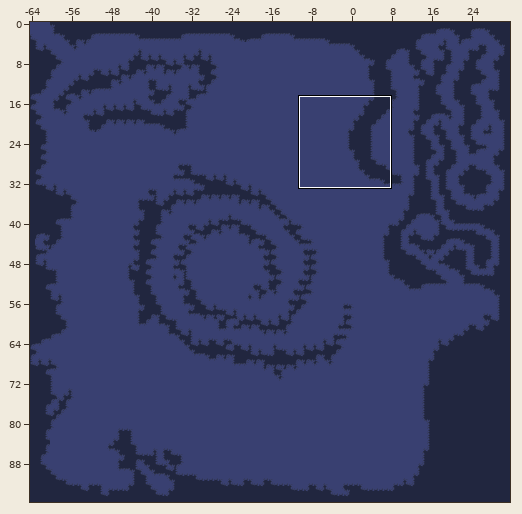
Level history. Tiled map: src/assets/maps/c1.tmx. Above, an overview of the earlier version with the close-up marked.
Close-up. Old version:
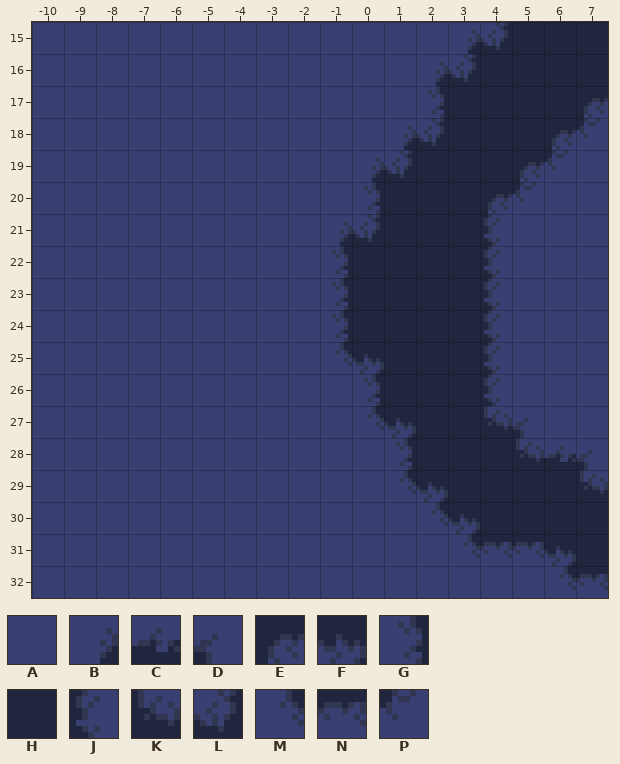
Cells are 8x8 px. Shown: x -10..7, y 15..32. The commit also changed other parts of the map, which this record leaves out.
Key: from "enviro0": A 0, B 1, C 2, D 3, E 4, F 5, G 9, H 10, J 11, K 12, L 13, M 17, N 18, P 19.
_ is an empty cell.
Layer "Main" before, first column x -10:
15 AAAAAAAAAAAAABLHHH
16 AAAAAAAAAAAABLHHHH
17 AAAAAAAAAAAAGHHHHE
18 AAAAAAAAAAABLHHHEP
19 AAAAAAAAAABLHHHEPA
20 AAAAAAAAAAGHHHEPAA
21 AAAAAAAAABLHHHJAAA
22 AAAAAAAAAGHHHHJAAA
23 AAAAAAAAAGHHHHJAAA
24 AAAAAAAAAGHHHHJAAA
25 AAAAAAAAAMFHHHJAAA
26 AAAAAAAAAAGHHHJAAA
27 AAAAAAAAAAMFHHKDAA
28 AAAAAAAAAAAGHHHKCD
29 AAAAAAAAAAAMFHHHHK
30 AAAAAAAAAAAAMFHHHH
31 AAAAAAAAAAAAAMNNFH
32 AAAAAAAAAAAAAAAAMN
Now the later version:
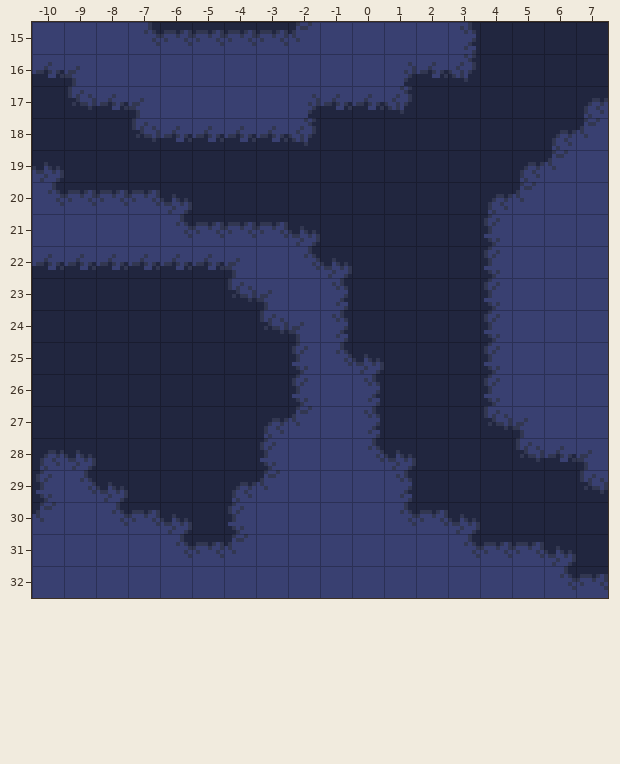
Changes in this commit:
Changed rows in their new state; . is an unchanged cell.
Layer "Main":
first column x -10:
15 ...MNNNNP....GH
16 CD.........BC..
17 HKCD....BCCLH..
18 HHHKCCCCLHHHH..
19 FHHHHHHHHHHH...
20 MNNNFHHHHHH....
21 ....MNNNFHH....
22 CCCCCCD.MF.....
23 HHHHHHKD.......
24 HHHHHHHKD......
25 HHHHHHHHJ......
26 HHHHHHHHJ......
27 HHHHHHHEP.GH...
28 EFHHHHHJ..MF...
29 JMFHHHEP...GH..
30 P.MNFHJ....MN..
31 ....MNP........
Where, in picture pixels (left, top, right, bottom), the same in both close-ups:
changed: (32, 22, 508, 558)
